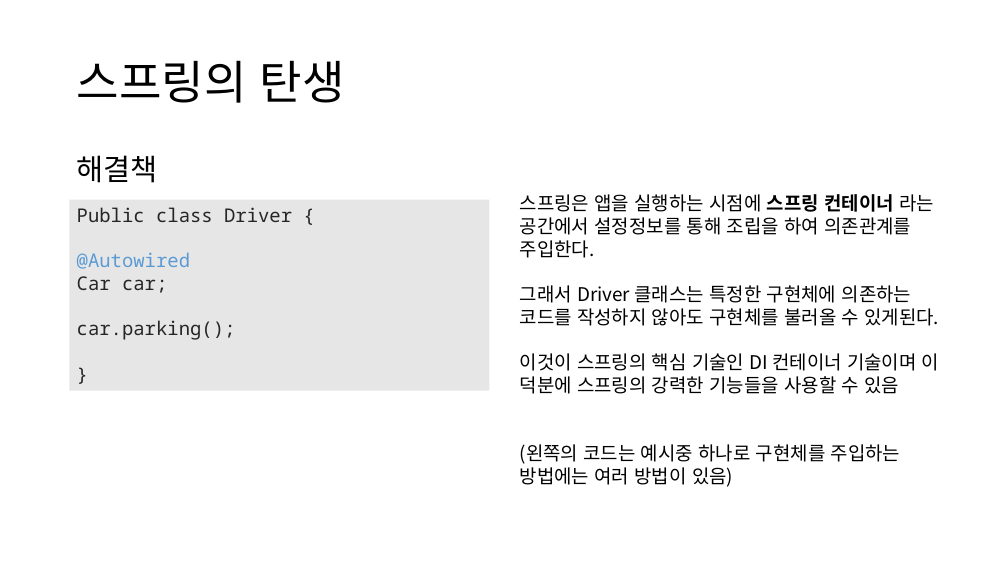
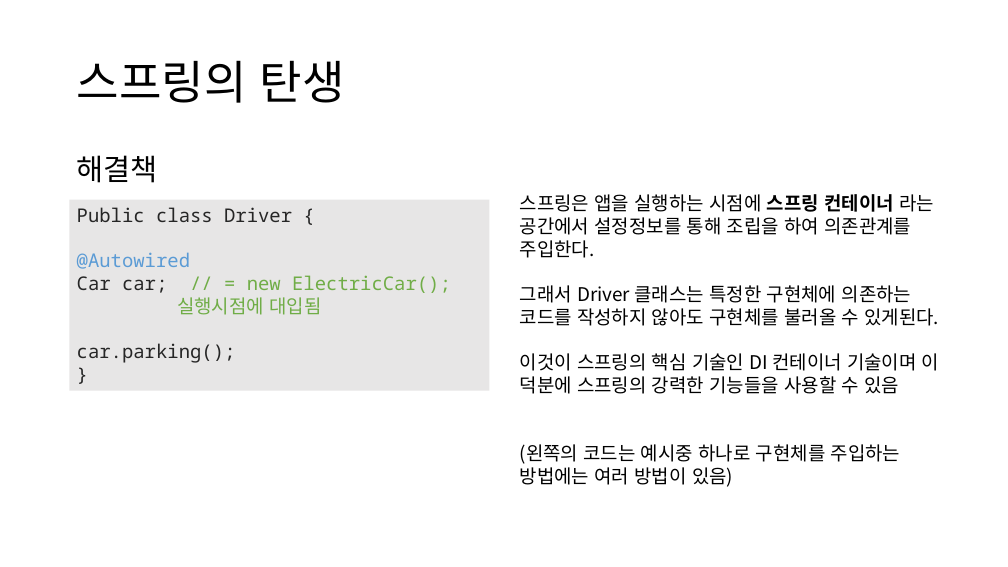
Before and after one commit to Jonghyun99/TIL, a slide deck: slide 5 of ppt/Spring, MVC패턴, MyBatis.pptx. Drawn at 1008x567 pixels with LibreOffice and Linux fonts; fonts in the diff are those of the drawing. Boxes give left, top, right and bottom in pixels: in the first picture for what was removed or moved away, otherwise in the second. Text is boxed around its words. In the diff, an @@ line names an element or a change of style, - is before the commit and + after.

```diff
--- a/ppt/Spring, MVC패턴, MyBatis.pptx
+++ b/ppt/Spring, MVC패턴, MyBatis.pptx
@@ text in rectangle at bbox=[77, 207, 451, 363]: text changed @@
-Public class Driver {
-@Autowired
-Car car;
-car.parking();
-}
+Public class Driver {
+@Autowired
+Car car; // = new ElectricCar();
+실행시점에 대입됨
+car.parking();
+}
```
Also in this commit, not shown: 5 other slides changed, 2 slides added, 1 slide removed.
